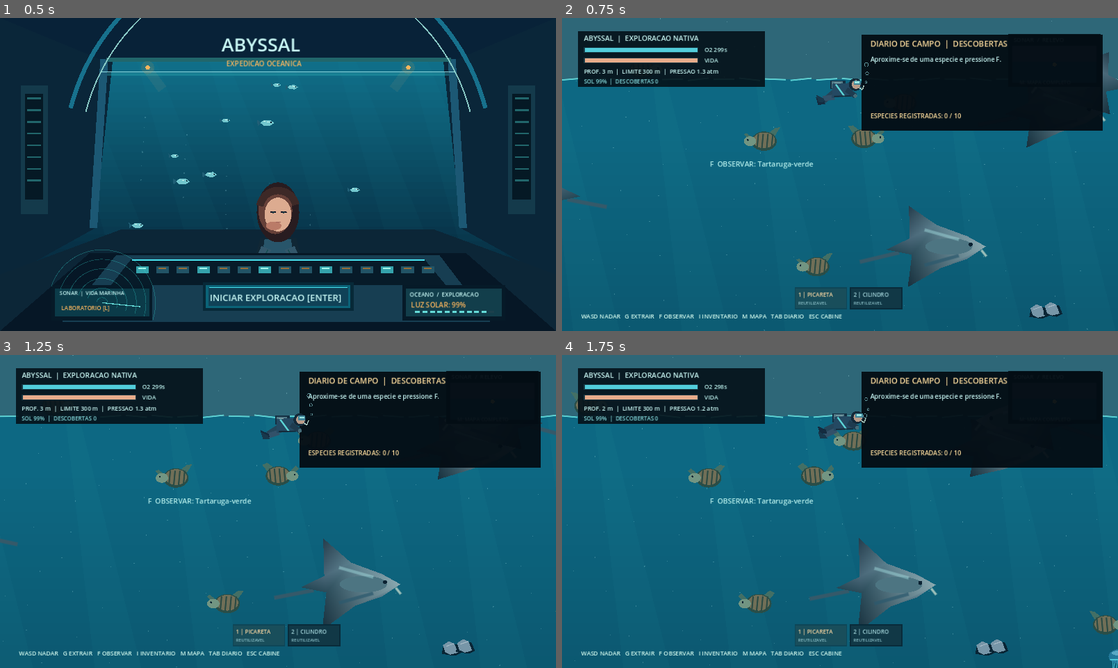
Above: before the commit, frames 1-4 (two rows, left to right).
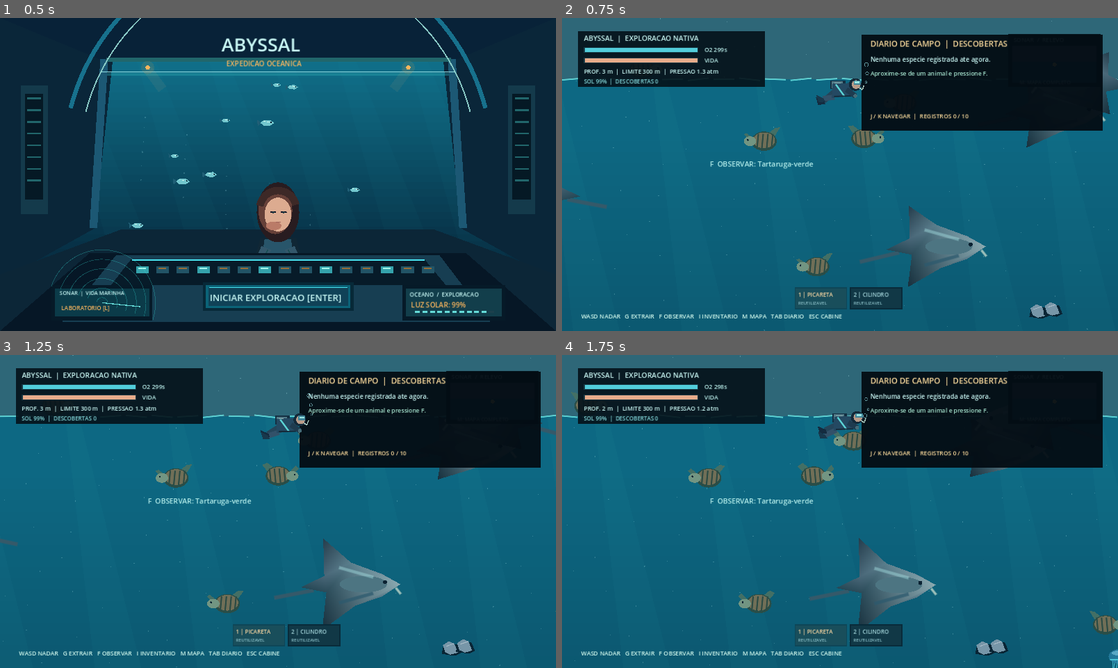
Above: after the commit, the same moments.

Repository: Esaneto/Abyssal
Game: Godot game, scene res://scenes/main.tscn
Two runs of this game, one before a commit and one after it. Both use one fixed random seed, a clock stepped at 60 frames per second and the inputs below.
Inputs (mouse positions are in pixels of both pictures, inside the frame that each line leads up to):
- Up to frame 1 (0.5 s): no input
- Up to frame 2 (0.75 s): tap Enter at 0.5 s; move the mouse to (962, 158) at 0.52 s; hold D (move_right) from 0.53 s (still down); tap Tab at 0.6 s; click (962, 158) at 0.67 s
- Up to frame 3 (1.25 s): keep holding D (move_right); tap Space at 0.77 s; tap K at 0.8 s
- Up to frame 4 (1.75 s): release D (move_right) at 1.25 s; drag from (728, 527) to (812, 574) at 1.27 s

Frame 1 is identical in both runs. In frame 2, 0.7% of the frame differs, in the area x 55-79%, y 12-33%; in frame 3, 0.6%; in frame 4, 0.7%.

Commit message:
fix(godot): make saved fauna journal browsable across sessions

Diff:
--- a/godot-client/scripts/ci_functional_smoke.gd
+++ b/godot-client/scripts/ci_functional_smoke.gd
@@ -49,6 +49,7 @@
 		_fail("Cilindro reutilizavel foi consumido", 17)
 		return
 	saved.observe("manta")
+	saved.observe("turtle")
 	saved.visit(5, 3)
 	saved.select_tool("emptyCylinder")
 	saved.set_checkpoint(Vector2(4280, 120), 212.0)
@@ -63,7 +64,7 @@
 	if restored.get_count("oilCylinder") != 1 or restored.research_level("pressureSuit") != 1:
 		_fail("Inventario/pesquisa alterados no carregamento", 20)
 		return
-	if not restored.was_observed("manta") or not restored.has_visited(5, 3):
+	if not restored.was_observed("manta") or not restored.was_observed("turtle") or not restored.has_visited(5, 3):
 		_fail("Descobertas/setores perdidos", 21)
 		return
 	if restored.selected_tool() != "emptyCylinder" or absf(restored.get_checkpoint().x - 4280.0) > 1.0:
@@ -94,6 +95,28 @@
 	if not world.active:
 		_fail("Mar Aberto nao entrou", 25)
 		return
+	if world.last_observed_id != "manta":
+		_fail("Diario nao recuperou especie registrada no save", 36)
+		return
+	var journal_event := InputEventKey.new()
+	journal_event.pressed = true
+	journal_event.keycode = KEY_TAB
+	world.call("_unhandled_input", journal_event)
+	if not world.field_guide_open:
+		_fail("Diario nao abriu", 37)
+		return
+	journal_event.keycode = KEY_K
+	world.call("_unhandled_input", journal_event)
+	if world.last_observed_id != "turtle":
+		_fail("Diario nao navegou para proxima especie registrada", 38)
+		return
+	journal_event.keycode = KEY_J
+	world.call("_unhandled_input", journal_event)
+	if world.last_observed_id != "manta":
+		_fail("Diario nao navegou para especie anterior", 39)
+		return
+	journal_event.keycode = KEY_TAB
+	world.call("_unhandled_input", journal_event)
 	for arch in world.PASSAGE_ARCHES:
 		if not world.is_navigable(arch + Vector2(0.0, 20.0), 23.0):
 			_fail("Uma passagem rochosa esta bloqueada no meio", 33)
--- a/godot-client/scripts/ocean_expedition.gd
+++ b/godot-client/scripts/ocean_expedition.gd
@@ -86,6 +86,13 @@
 	progress = profile_state
 	sky_time = progress.sun_time()
 	discovered = (progress.profile["observed"] as Dictionary).duplicate(true)
+	# A reopened save must have a readable field-guide entry, not only its count.
+	last_observed_id = ""
+	for species in Ecology.SPECIES:
+		var species_id: String = str(species["id"])
+		if discovered.has(species_id):
+			last_observed_id = species_id
+			break
 
 func depth_at_y(y: float) -> float:
 	return clampf((y - SURFACE_Y) / (MAP_H - SURFACE_Y), 0.0, 1.0) * OCEAN_MAX_DEPTH_METERS
@@ -166,6 +173,10 @@
 			chart_open = not chart_open
 			field_guide_open = false
 			inventory_open = false
+		elif event.keycode == KEY_J and field_guide_open:
+			_cycle_field_guide(-1)
+		elif event.keycode == KEY_K and field_guide_open:
+			_cycle_field_guide(1)
 		elif event.keycode == KEY_1 and progress != null:
 			progress.select_tool("abyssPickaxe")
 		elif event.keycode == KEY_2 and progress != null:
@@ -183,6 +194,22 @@
 			# ESC must reach the submarine scene instead of being swallowed.
 			return
 		get_viewport().set_input_as_handled()
+
+func _registered_species() -> Array[String]:
+	var entries: Array[String] = []
+	for species in Ecology.SPECIES:
+		var species_id: String = str(species["id"])
+		if discovered.has(species_id):
+			entries.append(species_id)
+	return entries
+
+func _cycle_field_guide(direction: int) -> void:
+	var entries := _registered_species()
+	if entries.is_empty():
+		last_observed_id = ""
+		return
+	var current := entries.find(last_observed_id)
+	last_observed_id = entries[0] if current < 0 else entries[posmod(current + direction, entries.size())]
 
 func _build_terrain_collision() -> void:
 	var body := StaticBody2D.new()
@@ -768,17 +795,19 @@
 func _draw_field_guide(x: float, y: float) -> void:
 	draw_rect(Rect2(x + 735, y + 22, 610, 243), Color(0.013, 0.048, 0.076, 0.95))
 	_text("DIARIO DE CAMPO  |  DESCOBERTAS", Vector2(x + 756, y + 53), 20, Color("#f9d99b"))
+	var entries := _registered_species()
 	var chosen: Dictionary = Ecology.get_species(last_observed_id)
-	if chosen.is_empty():
-		_text("Aproxime-se de uma especie e pressione F.", Vector2(x + 756, y + 91), 16, Color("#c9f7f4"))
+	if entries.is_empty() or chosen.is_empty() or not entries.has(last_observed_id):
+		_text("Nenhuma especie registrada ate agora.", Vector2(x + 756, y + 91), 16, Color("#c9f7f4"))
+		_text("Aproxime-se de um animal e pressione F.", Vector2(x + 756, y + 126), 15, Color("#a7e6d0"))
 	else:
 		_text(chosen["name"], Vector2(x + 756, y + 86), 20, Color("#c9f7f4"))
 		_text(chosen["scientific"], Vector2(x + 756, y + 112), 16, Color("#84c4cc"))
 		_text(chosen["habitat"], Vector2(x + 756, y + 146), 14, Color("#c9f7f4"))
 		_text(chosen["how_to_find"], Vector2(x + 756, y + 172), 14, Color("#a7e6d0"))
 		_text(chosen["story"], Vector2(x + 756, y + 196), 14, Color("#c9f7f4"))
-	_text("ESPECIES REGISTRADAS: %d / %d" % [discovered.size(), Ecology.SPECIES.size()],
-		Vector2(x + 756, y + 234), 16, Color("#f9d99b"))
+	_text("J / K NAVEGAR  |  REGISTROS %d / %d" % [entries.size(), Ecology.SPECIES.size()],
+		Vector2(x + 756, y + 234), 15, Color("#f9d99b"))
 
 func _bar(pos: Vector2, width: float, ratio: float, tint: Color) -> void:
 	draw_rect(Rect2(pos.x, pos.y, width, 14), Color("#173843"))
